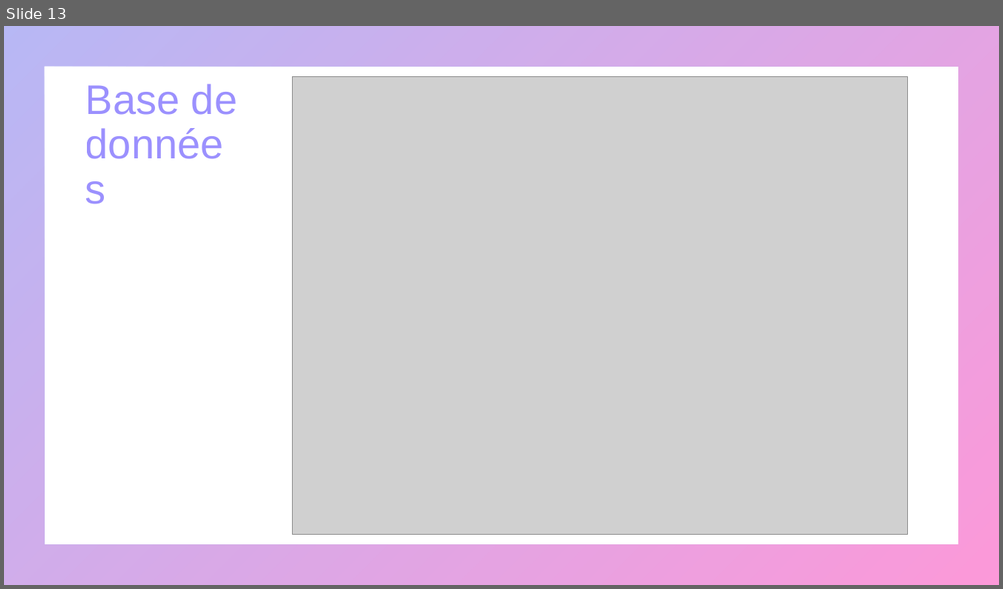
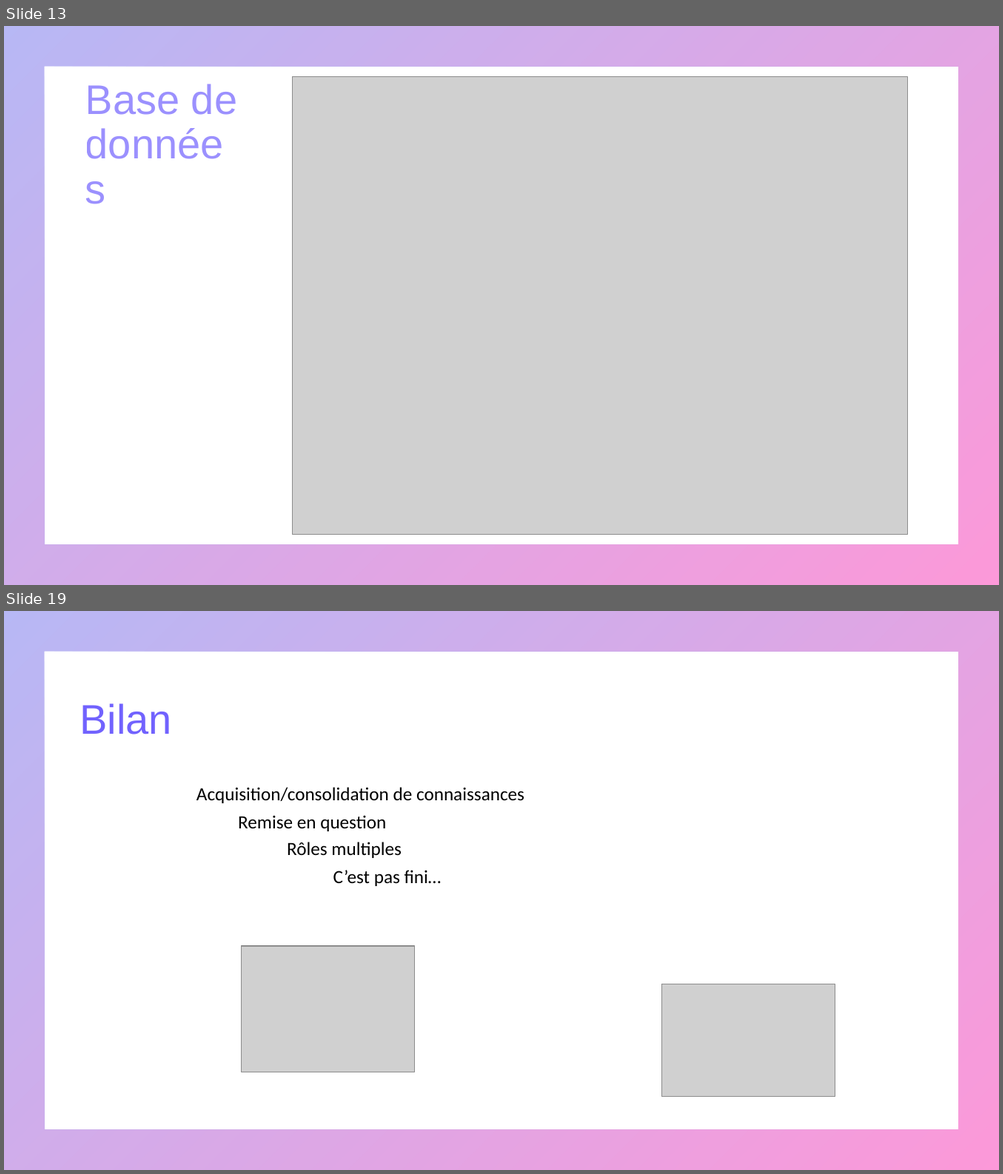
Before and after one commit to mapette/sos_immo_backend, a slide deck: doc/présentation V2.pptx. Shown one above the other, each under a label of ours: slide 13 before the commit, slides 13 and 19 after it; the slides between them are not shown. The pictures are 1003x589 and 1003x1174 pixels, drawn with LibreOffice and Linux fonts; fonts in the diff are those of the drawing; grey boxes stand for pictures. Boxes give left, top, right and bottom in pixels: in the first picture for what was removed or moved away, otherwise in the second. Text is boxed around its words. In the diff, an @@ line names an element or a change of style, - is before the commit and + after.

```diff
--- a/doc/présentation V2.pptx
+++ b/doc/présentation V2.pptx
@@ slide 19 added at box(4, 611, 999, 1170), background #FFFFFF; not listed: 1 template element that a slide beside it also shows @@
@@ title added at box(79, 703, 171, 735), 40 pt, text gradient #7162FE to #F900A0 @@
+Bilan
@@ text added at box(196, 787, 524, 803), 18 pt, text #000000 @@
+Acquisition/consolidation de connaissances
@@ text added at box(238, 815, 386, 832), 18 pt, text #000000 @@
+Remise en question
@@ text added at box(287, 842, 401, 858), 18 pt, text #000000 @@
+Rôles multiples
@@ text added at box(333, 870, 441, 886), 18 pt, text #000000 @@
+C’est pas fini…
@@ picture added at box(242, 946, 415, 1072) @@
@@ picture added at box(662, 984, 835, 1096) @@
```
Also in this commit, not shown: 13 slides changed, 2 other slides added, 2 slides removed, 8 other files.
